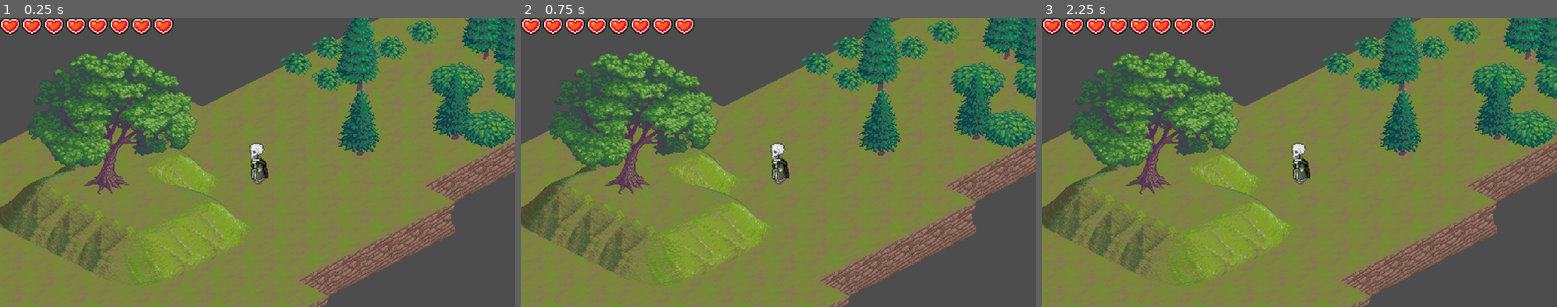
Above: before the commit, frames 1-3 (left to right).
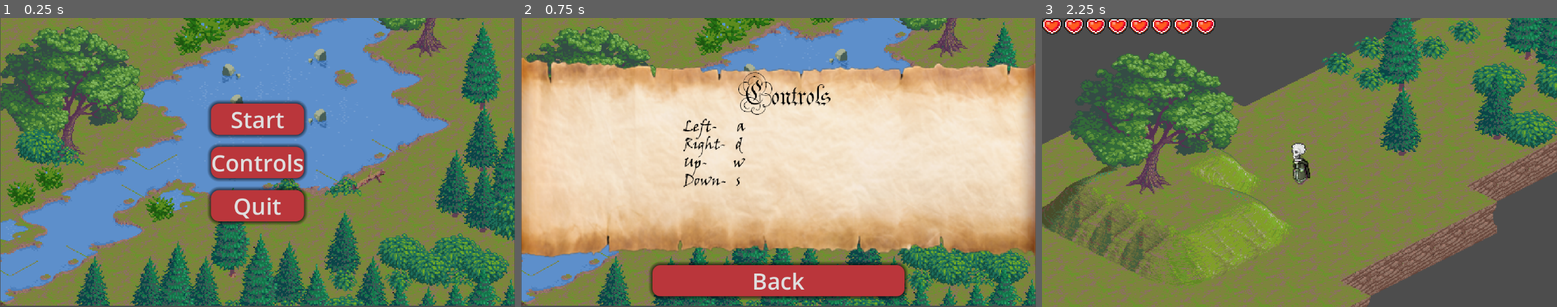
Above: after the commit, the same moments.

Repository: XMNNguyen/ECS179
Game: Godot game, scene res://Scenes/Starting_Menu.tscn
Two runs of this game, one before a commit and one after it. Both use one fixed random seed, a clock stepped at 60 frames per second and the inputs below. Before the commit the project starts from res://Scenes/world.tscn.
Inputs (mouse positions are in pixels of both pictures, inside the frame that each line leads up to):
- Up to frame 1 (0.25 s): no input
- Up to frame 2 (0.75 s): click (778, 162) at 0.5 s, where only the run after the commit has a clickable "Controls"
- Up to frame 3 (2.25 s): click (1299, 280) at 1.25 s, where only the run after the commit has a clickable "Back"; click (1299, 119) at 2 s, where only the run after the commit has a clickable "Start"

The runs differ from the first frame. In frame 1, 83% of the frame differs, in the area x 0-100%, y 0-100%; in frame 2, 96%; in frame 3, nothing differs.

Commit message:
Finished home and control screen functionality

Diff:
--- /dev/null
+++ b/ecs179_project/Scenes/Controls.tscn
@@ -0,0 +1,78 @@
+[gd_scene load_steps=8 format=3 uid="uid://bc4efv4ef1xnv"]
+
+[ext_resource type="Script" path="res://Scripts/starting_menu.gd" id="1_0p5gy"]
+[ext_resource type="Texture2D" uid="uid://6ywa3ni4mhan" path="res://Assets/Options_Menu.png" id="2_5l7y1"]
+
+[sub_resource type="StyleBoxTexture" id="StyleBoxTexture_3e6w5"]
+texture = ExtResource("2_5l7y1")
+
+[sub_resource type="StyleBoxEmpty" id="StyleBoxEmpty_mevup"]
+
+[sub_resource type="StyleBoxFlat" id="StyleBoxFlat_ptuls"]
+bg_color = Color(0.571397, 0.150307, 0.169373, 1)
+corner_radius_top_left = 18
+corner_radius_top_right = 18
+corner_radius_bottom_right = 18
+corner_radius_bottom_left = 18
+shadow_size = 9
+
+[sub_resource type="StyleBoxFlat" id="StyleBoxFlat_qn7nk"]
+bg_color = Color(0.44523, 0.107625, 0.123315, 1)
+corner_radius_top_left = 18
+corner_radius_top_right = 18
+corner_radius_bottom_right = 18
+corner_radius_bottom_left = 18
+shadow_size = 9
+
+[sub_resource type="StyleBoxFlat" id="StyleBoxFlat_k64ge"]
+bg_color = Color(0.728068, 0.211223, 0.23184, 1)
+corner_radius_top_left = 18
+corner_radius_top_right = 18
+corner_radius_bottom_right = 18
+corner_radius_bottom_left = 18
+shadow_size = 9
+
+[node name="Controls" type="Control"]
+layout_mode = 3
+anchors_preset = 8
+anchor_left = 0.5
+anchor_top = 0.5
+anchor_right = 0.5
+anchor_bottom = 0.5
+grow_horizontal = 2
+grow_vertical = 2
+script = ExtResource("1_0p5gy")
+
+[node name="Panel" type="Panel" parent="."]
+layout_mode = 0
+offset_left = -575.0
+offset_top = -324.0
+offset_right = 575.0
+offset_bottom = 321.0
+theme_override_styles/panel = SubResource("StyleBoxTexture_3e6w5")
+
+[node name="VBoxContainer" type="VBoxContainer" parent="."]
+layout_mode = 1
+anchors_preset = 8
+anchor_left = 0.5
+anchor_top = 0.5
+anchor_right = 0.5
+anchor_bottom = 0.5
+offset_left = -282.0
+offset_top = 230.0
+offset_right = 282.0
+offset_bottom = 649.0
+grow_horizontal = 2
+grow_vertical = 2
+theme_override_constants/separation = 27
+
+[node name="Back" type="Button" parent="VBoxContainer"]
+layout_mode = 2
+theme_override_font_sizes/font_size = 51
+theme_override_styles/focus = SubResource("StyleBoxEmpty_mevup")
+theme_override_styles/hover = SubResource("StyleBoxFlat_ptuls")
+theme_override_styles/pressed = SubResource("StyleBoxFlat_qn7nk")
+theme_override_styles/normal = SubResource("StyleBoxFlat_k64ge")
+text = "Back"
+
+[connection signal="pressed" from="VBoxContainer/Back" to="." method="_on_button_pressed_back"]
--- /dev/null
+++ b/ecs179_project/Scenes/Starting_Menu.tscn
@@ -0,0 +1,116 @@
+[gd_scene load_steps=11 format=3 uid="uid://bw8dp04js1qxe"]
+
+[ext_resource type="Script" path="res://Scripts/starting_menu.gd" id="1_he16k"]
+[ext_resource type="Texture2D" uid="uid://clfqriehbaiob" path="res://Assets/Starting_Background.png" id="2_8by2p"]
+
+[sub_resource type="StyleBoxTexture" id="StyleBoxTexture_3e6w5"]
+texture = ExtResource("2_8by2p")
+
+[sub_resource type="StyleBoxEmpty" id="StyleBoxEmpty_mevup"]
+
+[sub_resource type="StyleBoxFlat" id="StyleBoxFlat_ptuls"]
+bg_color = Color(0.571397, 0.150307, 0.169373, 1)
+corner_radius_top_left = 18
+corner_radius_top_right = 18
+corner_radius_bottom_right = 18
+corner_radius_bottom_left = 18
+shadow_size = 9
+
+[sub_resource type="StyleBoxFlat" id="StyleBoxFlat_qn7nk"]
+bg_color = Color(0.44523, 0.107625, 0.123315, 1)
+corner_radius_top_left = 18
+corner_radius_top_right = 18
+corner_radius_bottom_right = 18
+corner_radius_bottom_left = 18
+shadow_size = 9
+
+[sub_resource type="StyleBoxFlat" id="StyleBoxFlat_k64ge"]
+bg_color = Color(0.728068, 0.211223, 0.23184, 1)
+corner_radius_top_left = 18
+corner_radius_top_right = 18
+corner_radius_bottom_right = 18
+corner_radius_bottom_left = 18
+shadow_size = 9
+
+[sub_resource type="StyleBoxEmpty" id="StyleBoxEmpty_blcwj"]
+
+[sub_resource type="StyleBoxFlat" id="StyleBoxFlat_3wec3"]
+bg_color = Color(0.571397, 0.150307, 0.169373, 1)
+corner_radius_top_left = 18
+corner_radius_top_right = 18
+corner_radius_bottom_right = 18
+corner_radius_bottom_left = 18
+shadow_size = 9
+
+[sub_resource type="StyleBoxFlat" id="StyleBoxFlat_txqbh"]
+bg_color = Color(0.44523, 0.107625, 0.123315, 1)
+corner_radius_top_left = 18
+corner_radius_top_right = 18
+corner_radius_bottom_right = 18
+corner_radius_bottom_left = 18
+shadow_size = 9
+
+[node name="StartingMenu" type="Control"]
+layout_mode = 3
+anchors_preset = 8
+anchor_left = 0.5
+anchor_top = 0.5
+anchor_right = 0.5
+anchor_bottom = 0.5
+grow_horizontal = 2
+grow_vertical = 2
+script = ExtResource("1_he16k")
+
+[node name="Panel" type="Panel" parent="."]
+layout_mode = 0
+offset_left = -575.0
+offset_top = -324.0
+offset_right = 575.0
+offset_bottom = 321.0
+theme_override_styles/panel = SubResource("StyleBoxTexture_3e6w5")
+
+[node name="VBoxContainer" type="VBoxContainer" parent="."]
+layout_mode = 1
+anchors_preset = 8
+anchor_left = 0.5
+anchor_top = 0.5
+anchor_right = 0.5
+anchor_bottom = 0.5
+offset_left = -104.0
+offset_top = -83.5
+offset_right = 104.0
+offset_bottom = 83.5
+grow_horizontal = 2
+grow_vertical = 2
+theme_override_constants/separation = 27
+
+[node name="Start" type="Button" parent="VBoxContainer"]
+layout_mode = 2
+theme_override_font_sizes/font_size = 51
+theme_override_styles/focus = SubResource("StyleBoxEmpty_mevup")
+theme_override_styles/hover = SubResource("StyleBoxFlat_ptuls")
+theme_override_styles/pressed = SubResource("StyleBoxFlat_qn7nk")
+theme_override_styles/normal = SubResource("StyleBoxFlat_k64ge")
+text = "Start"
+
+[node name="Controls" type="Button" parent="VBoxContainer"]
+layout_mode = 2
+theme_override_font_sizes/font_size = 51
+theme_override_styles/focus = SubResource("StyleBoxEmpty_blcwj")
+theme_override_styles/hover = SubResource("StyleBoxFlat_3wec3")
+theme_override_styles/pressed = SubResource("StyleBoxFlat_txqbh")
+theme_override_styles/normal = SubResource("StyleBoxFlat_k64ge")
+text = "Controls"
+
+[node name="Quit" type="Button" parent="VBoxContainer"]
+layout_mode = 2
+theme_override_font_sizes/font_size = 51
+theme_override_styles/focus = SubResource("StyleBoxEmpty_blcwj")
+theme_override_styles/hover = SubResource("StyleBoxFlat_3wec3")
+theme_override_styles/pressed = SubResource("StyleBoxFlat_txqbh")
+theme_override_styles/normal = SubResource("StyleBoxFlat_k64ge")
+text = "Quit"
+
+[connection signal="pressed" from="VBoxContainer/Start" to="." method="_on_button_pressed_start"]
+[connection signal="pressed" from="VBoxContainer/Controls" to="." method="_on_button_pressed_options"]
+[connection signal="pressed" from="VBoxContainer/Quit" to="." method="_on_button_pressed_quit"]
--- /dev/null
+++ b/ecs179_project/Scripts/starting_menu.gd
@@ -0,0 +1,27 @@
+extends Control
+
+
+# Called when the node enters the scene tree for the first time.
+func _ready() -> void:
+	pass # Replace with function body.
+
+
+# Called every frame. 'delta' is the elapsed time since the previous frame.
+func _process(delta: float) -> void:
+	pass
+
+
+func _on_button_pressed_start() -> void:
+	get_tree().change_scene_to_file("res://Scenes/world.tscn")
+
+
+func _on_button_pressed_options() -> void:
+	get_tree().change_scene_to_file("res://Scenes/Controls.tscn")
+
+
+func _on_button_pressed_quit() -> void:
+	get_tree().quit()
+
+
+func _on_button_pressed_back() -> void:
+	get_tree().change_scene_to_file("res://Scenes/Starting_Menu.tscn")
--- a/ecs179_project/project.godot
+++ b/ecs179_project/project.godot
@@ -11,7 +11,7 @@
 [application]
 
 config/name="ECS179_project"
-run/main_scene="res://Scenes/world.tscn"
+run/main_scene="res://Scenes/Starting_Menu.tscn"
 config/features=PackedStringArray("4.3", "Forward Plus")
 config/icon="res://icon.svg"
 
Binary file added: ecs179_project/Assets/Options_Menu.png
Not shown, added: ecs179_project/Assets/Options_Menu.png.import
Binary file added: ecs179_project/Assets/Starting_Background.png
Not shown, added: ecs179_project/Assets/Starting_Background.png.import
